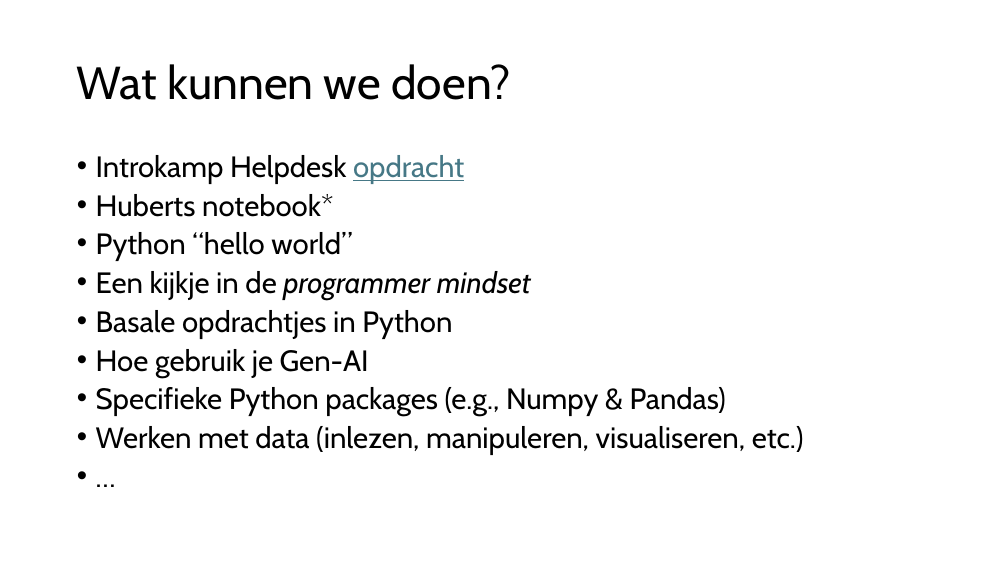
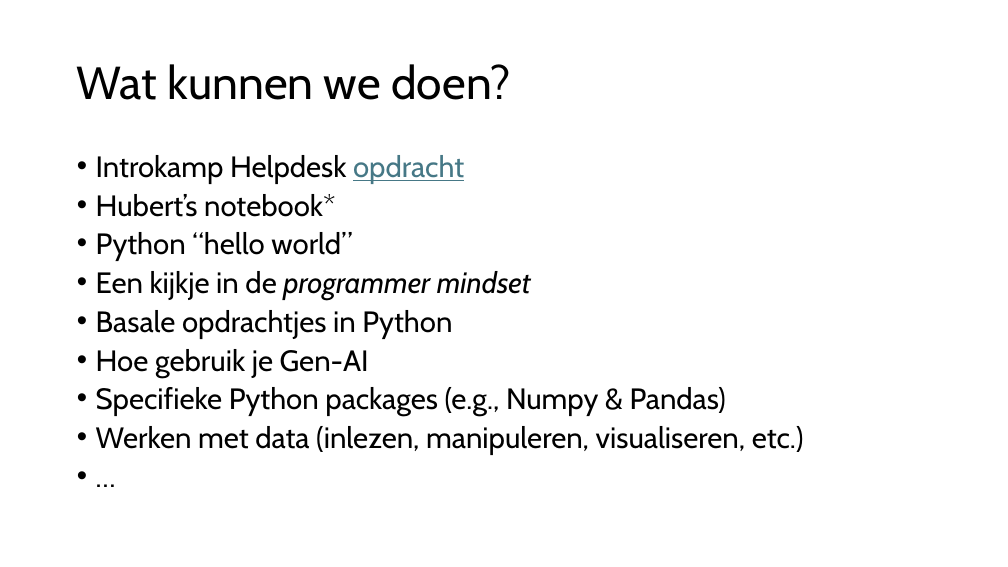
Before and after one commit to JorisHeemskerk/HCAI_Pythonondersteuning_2627, a slide deck: slide 2 of sessie_1_15-09/agenda sessie.pptx. Drawn at 1008x567 pixels with LibreOffice and Linux fonts; fonts in the diff are those of the drawing. Boxes give left, top, right and bottom in pixels: in the first picture for what was removed or moved away, otherwise in the second. Text is boxed around its words. In the diff, an @@ line names an element or a change of style, - is before the commit and + after.

```diff
--- a/sessie_1_15-09/agenda sessie.pptx
+++ b/sessie_1_15-09/agenda sessie.pptx
@@ text at (96, 194, 335, 217): text changed @@
-• Huberts notebook*
+• Hubert’s notebook*
```
Also in this commit, not shown: 6 other files.
